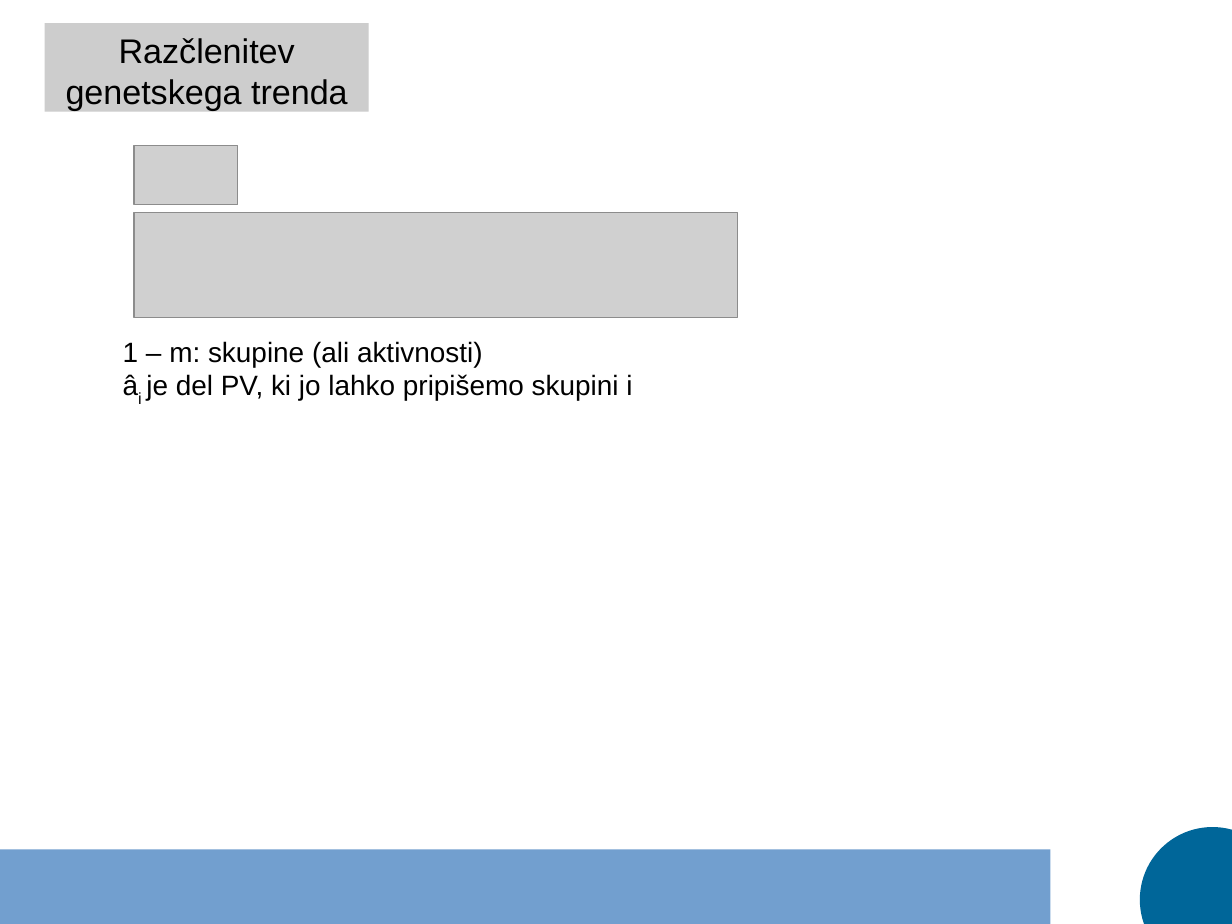
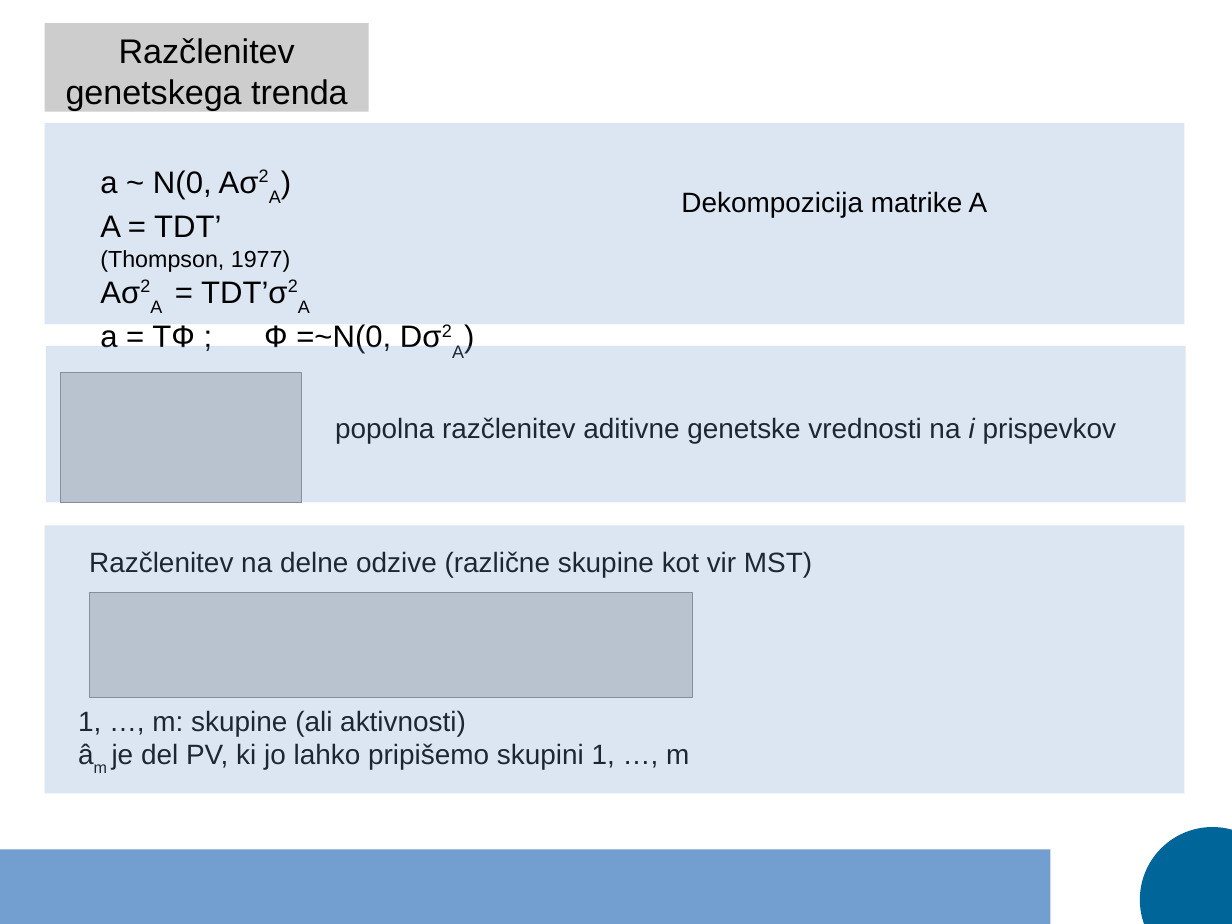
Before and after one commit to janaobsteter/Genotype_CODES, a slide deck: slide 28 of Predstavitev_dispozicija.odp (slide 26 before the commit). Drawn at 1232x924 pixels with LibreOffice and Linux fonts; fonts in the diff are those of the drawing; grey boxes stand for pictures. Boxes give left, top, right and bottom in pixels: in the first picture for what was removed or moved away, otherwise in the second. Text is boxed around its words. In the diff, an @@ line names an element or a change of style, - is before the commit and + after.

```diff
--- a/Predstavitev_dispozicija.odp
+++ b/Predstavitev_dispozicija.odp
@@ rectangle added at (45,123,1185,324), fill #729FCF at 25% opacity @@
@@ text added at (100,170,391,354), 20 pt, text #000000 @@
+a ~ N(0, Aσ2A)
+A = TDT’ (Thompson, 1977)
+Aσ2A = TDT’σ2A
+a = TФ ; Ф =~N(0, Dσ2A)
@@ text added at (681,191,988,217), 18 pt, text #000000 @@
+Dekompozicija matrike A
@@ rectangle added at (46,347,1186,503), fill #729FCF at 25% opacity @@
@@ picture: place and size @@
-picture at (134,145,238,205)
+picture at (60,372,302,503)
@@ text added at (335,417,1116,443), 18 pt, text #000000 @@
+popolna razčlenitev aditivne genetske vrednosti na i prispevkov
@@ rectangle added at (45,525,1185,794), fill #729FCF at 25% opacity @@
@@ text added at (89,551,812,577), 18 pt, text #000000 @@
+Razčlenitev na delne odzive (različne skupine kot vir MST)
@@ picture: place and size @@
-picture at (134,212,738,318)
+picture at (89,593,693,698)
@@ text at (78,710,689,769): text changed @@
-1 – m: skupine (ali aktivnosti)
-âi je del PV, ki jo lahko pripišemo skupini i
+1, …, m: skupine (ali aktivnosti)
+âm je del PV, ki jo lahko pripišemo skupini 1, …, m
```
Also in this commit, not shown: 6 other slides changed, 3 slides added, 6 other files.
